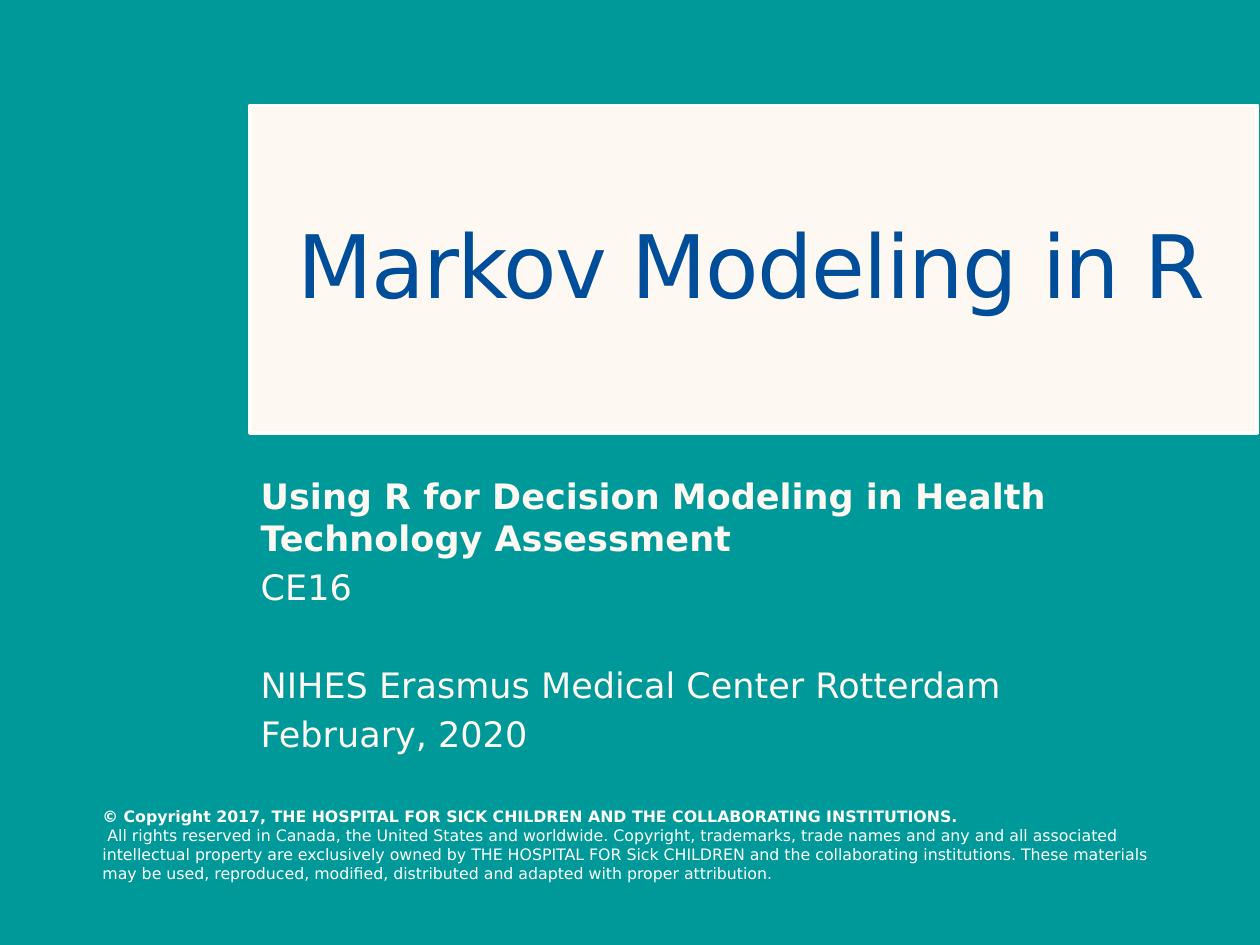
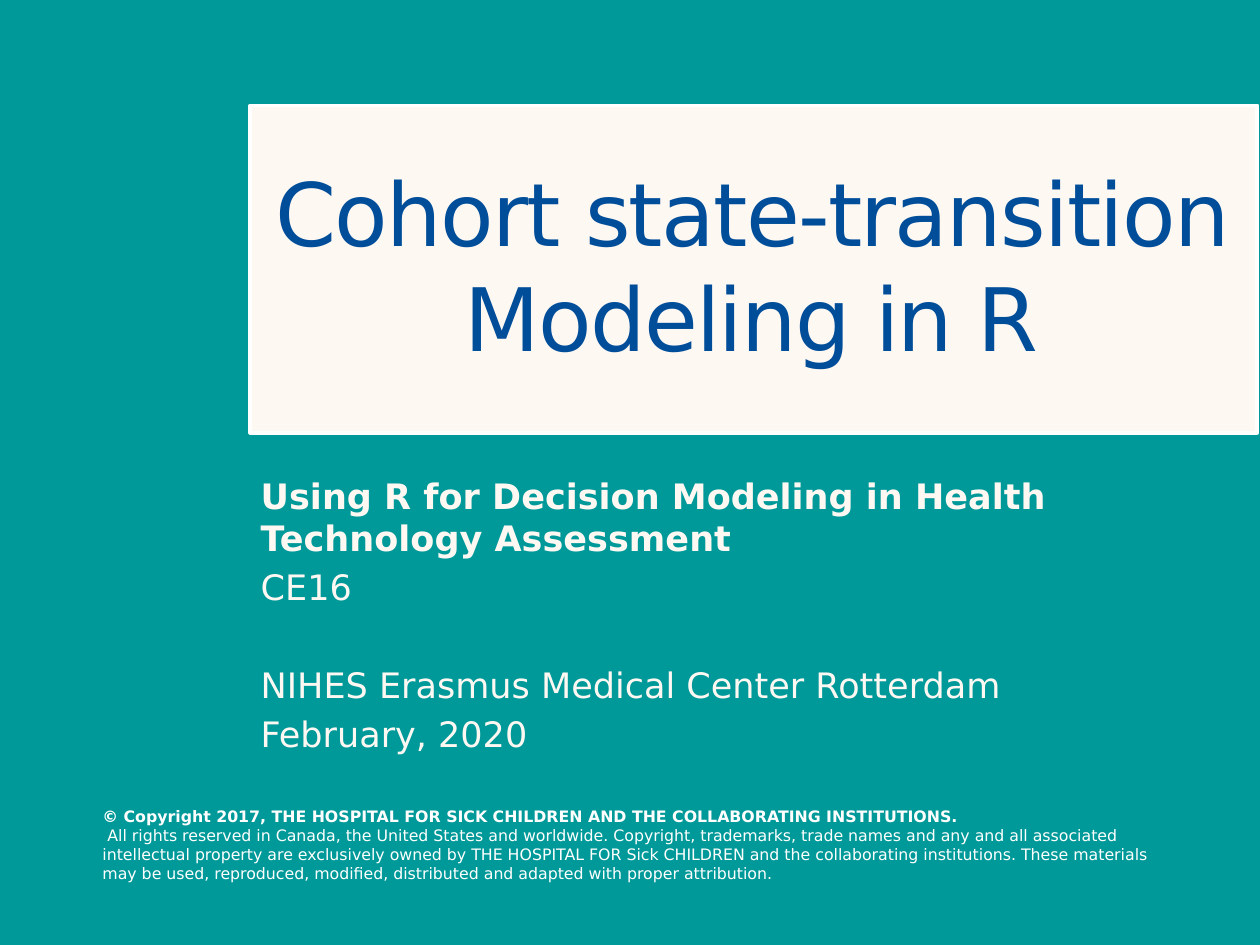
Before and after one commit to DARTH-git/Course-Modularization, a slide deck: slide 1 of Markov models/Slides/MarkovModelSlides.pptx. Drawn at 1260x945 pixels with LibreOffice and Linux fonts; fonts in the diff are those of the drawing. Boxes give left, top, right and bottom in pixels: in the first picture for what was removed or moved away, otherwise in the second. Text is boxed around its words. In the diff, an @@ line names an element or a change of style, - is before the commit and + after.

```diff
--- a/Markov models/Slides/MarkovModelSlides.pptx
+++ b/Markov models/Slides/MarkovModelSlides.pptx
@@ title at bbox=[275, 179, 1229, 369]: text changed @@
-Markov Modeling in R
+Cohort state-transition Modeling in R
```
Also in this commit, not shown: 6 other slides changed, 1 slide added, 23 other files.
